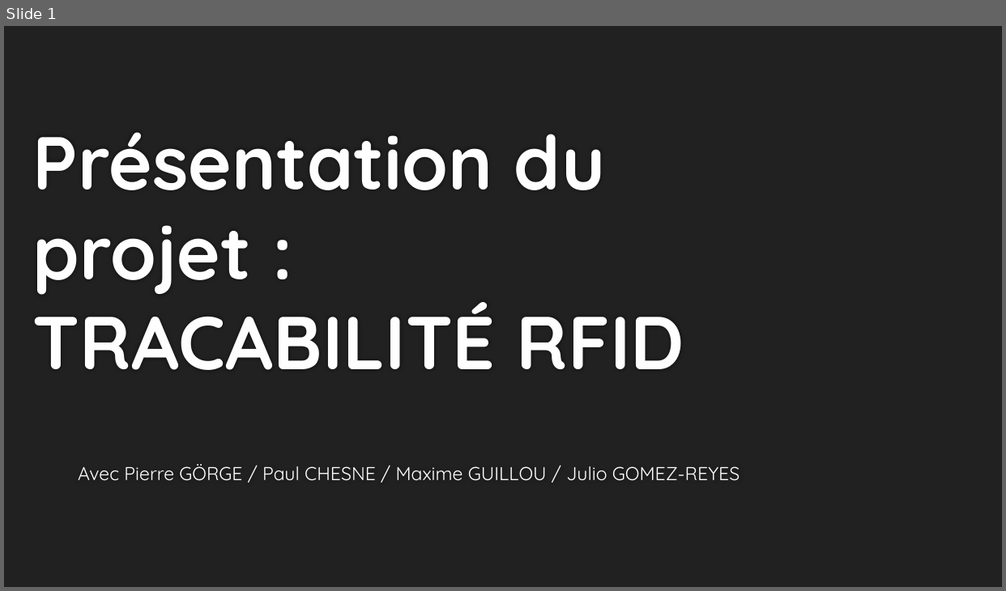
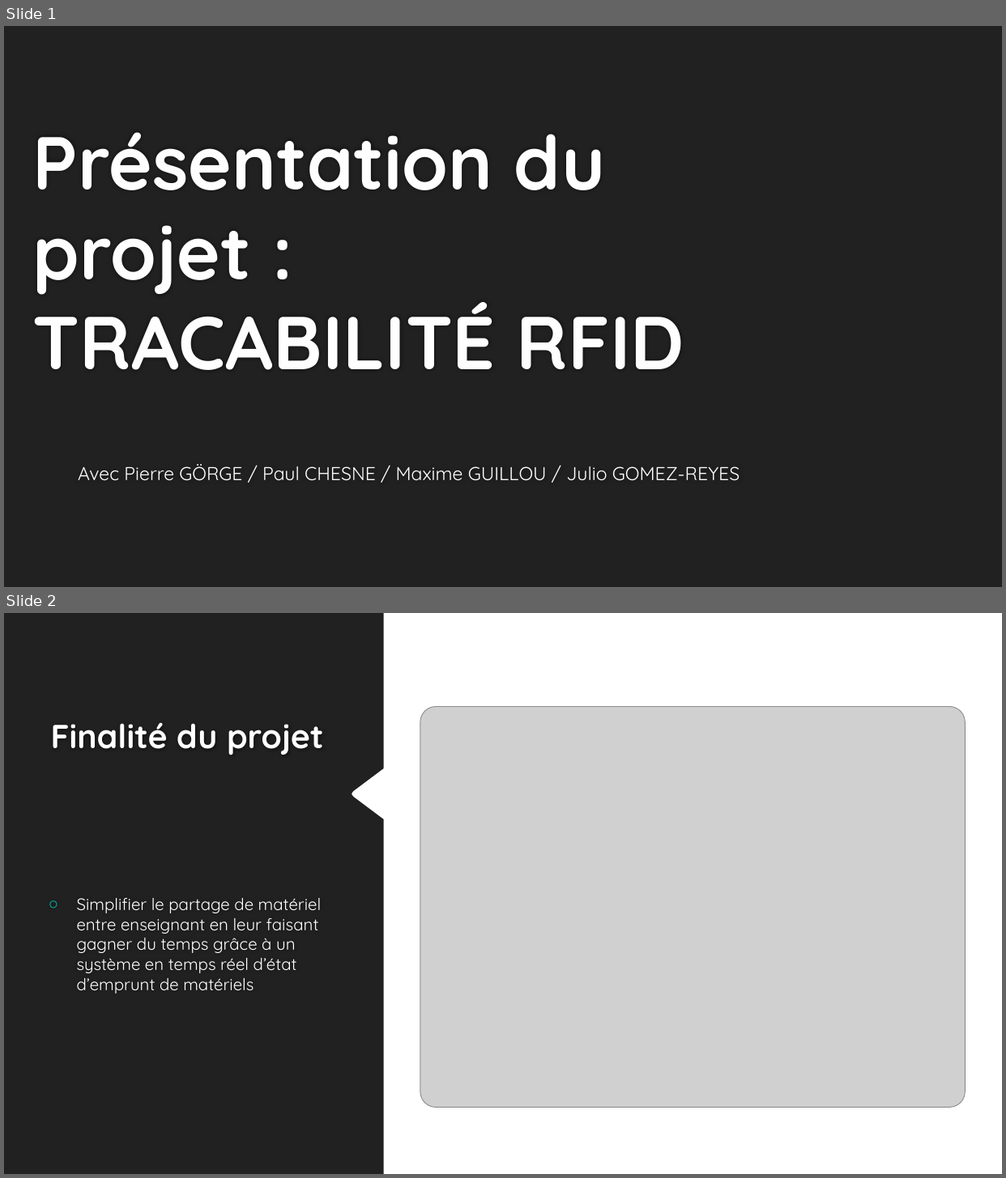
Before and after one commit to Wyrrain/Projet_Bts, a slide deck: Documentations/Présentation du projet (Revue 1).pptx. Shown one above the other, each under a label of ours: slide 1 before the commit, slides 1 and 2 after it. The pictures are 1006x591 and 1006x1178 pixels, drawn with LibreOffice and Linux fonts; fonts in the diff are those of the drawing; grey boxes stand for pictures; background and template pictures are left out. Boxes give left, top, right and bottom in pixels: in the first picture for what was removed or moved away, otherwise in the second. Text is boxed around its words. In the diff, an @@ line names an element or a change of style, - is before the commit and + after.

```diff
--- a/Documentations/Présentation du projet (Revue 1).pptx
+++ b/Documentations/Présentation du projet (Revue 1).pptx
@@ slide 2 added at [4,613,1002,1174], background #FFFFFF @@
@@ freeform shape added at [4,613,384,1174], fill #212121 @@
@@ picture added at [420,707,965,1108] @@
@@ title added at [51,722,324,755], 32 pt, text #FFFFFF, bold @@
+Finalité du projet
@@ text added at [77,898,322,994], 16 pt, text #FFFFFF @@
+○ Simplifier le partage de matériel entre enseignant en leur faisant gagner du temps grâce à un système en temps réel d’état d’emprunt de matériels
```
Also in this commit, not shown: 2 other slides added, 1 slide removed, 4 other files.
